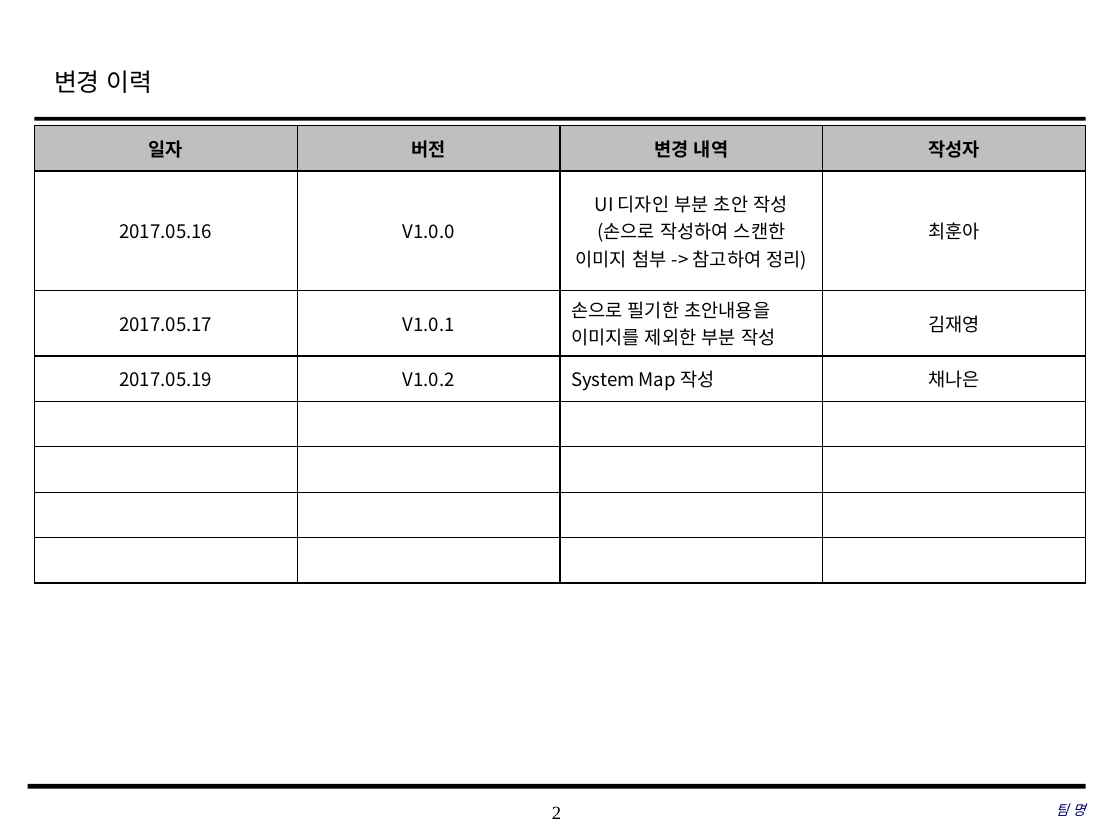
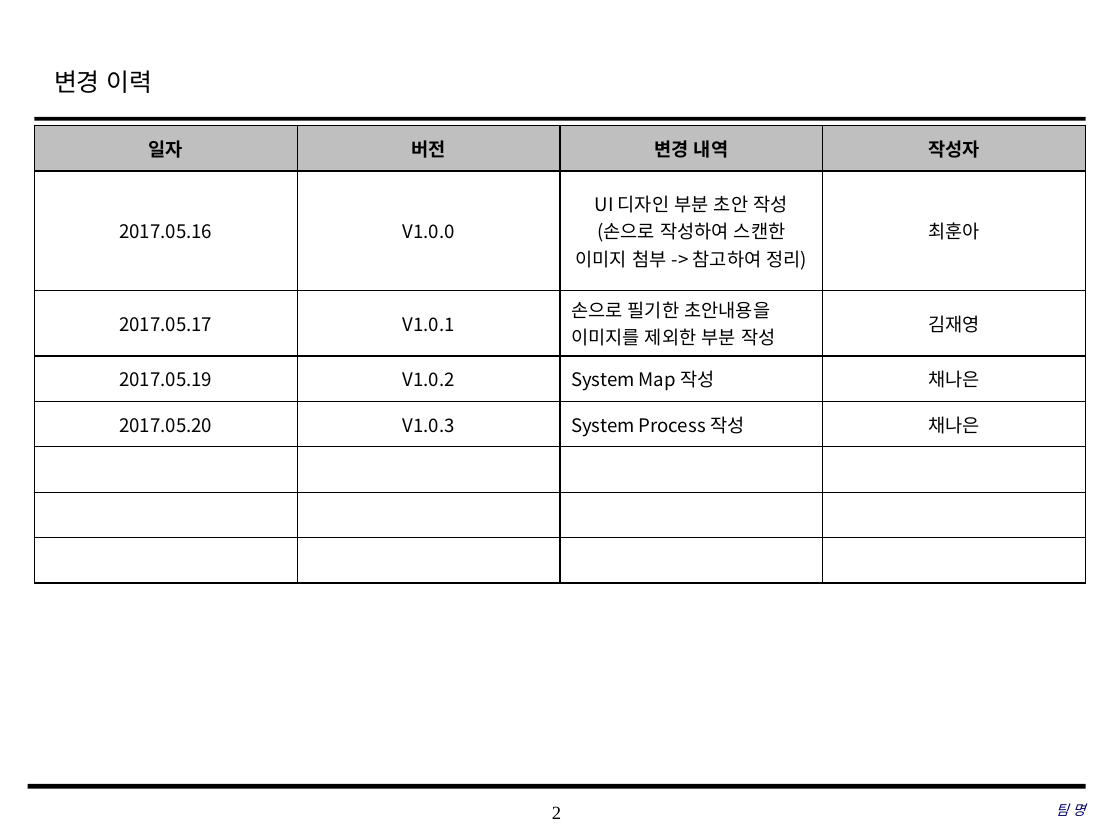
Before and after one commit to coskdms/SE2017_10_TenoutofTen, a slide deck: slide 2 of doc/3_ 설계서/UI Design Template.pptx. Drawn at 1120x840 pixels with LibreOffice and Linux fonts; fonts in the diff are those of the drawing; background and template pictures are left out. Boxes give left, top, right and bottom in pixels: in the first picture for what was removed or moved away, otherwise in the second. Text is boxed around its words. In the diff, an @@ line names an element or a change of style, - is before the commit and + after.

Commit message:
#867 새기능 신규 보통 2017.05.19 UI 디자인 설계서 초안 작성 -system process

```diff
--- a/doc/3_ 설계서/UI Design Template.pptx
+++ b/doc/3_ 설계서/UI Design Template.pptx
@@ table at (x1=35, y1=125, x2=1088, y2=532) @@
+row 5: 2017.05.20 | V1.0.3 | System Process 작성 | 채나은
-row 8:  |  |  | 
```
Also in this commit, not shown: 1 slide added.
